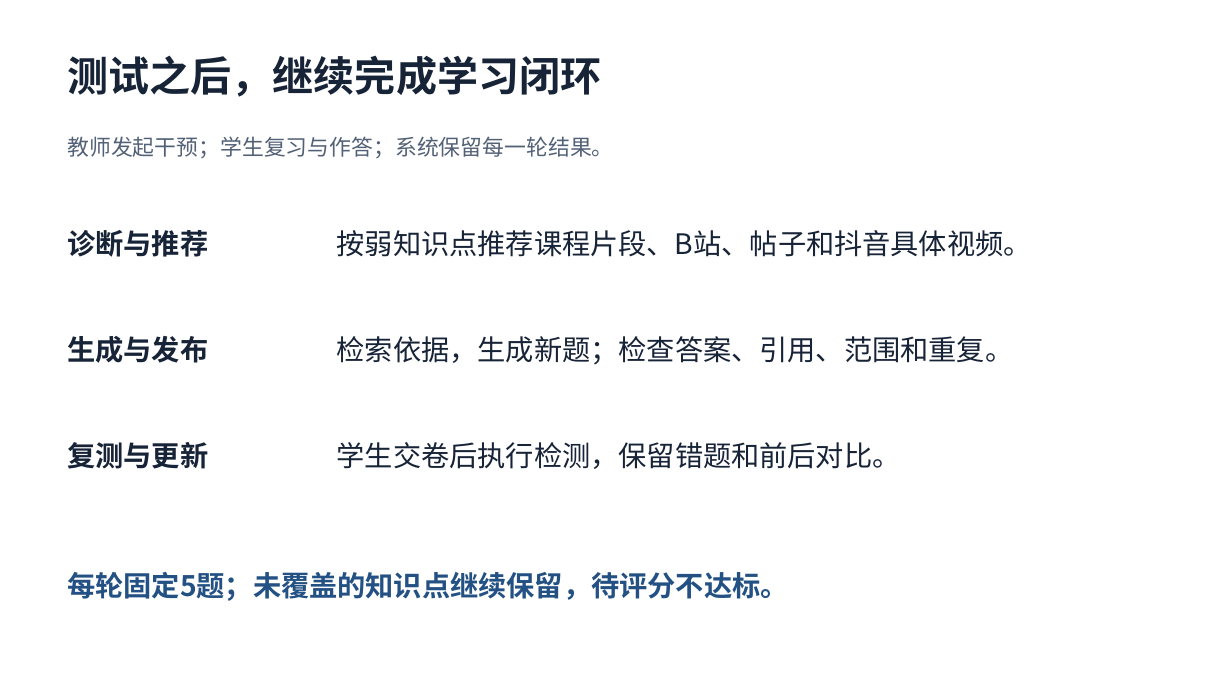
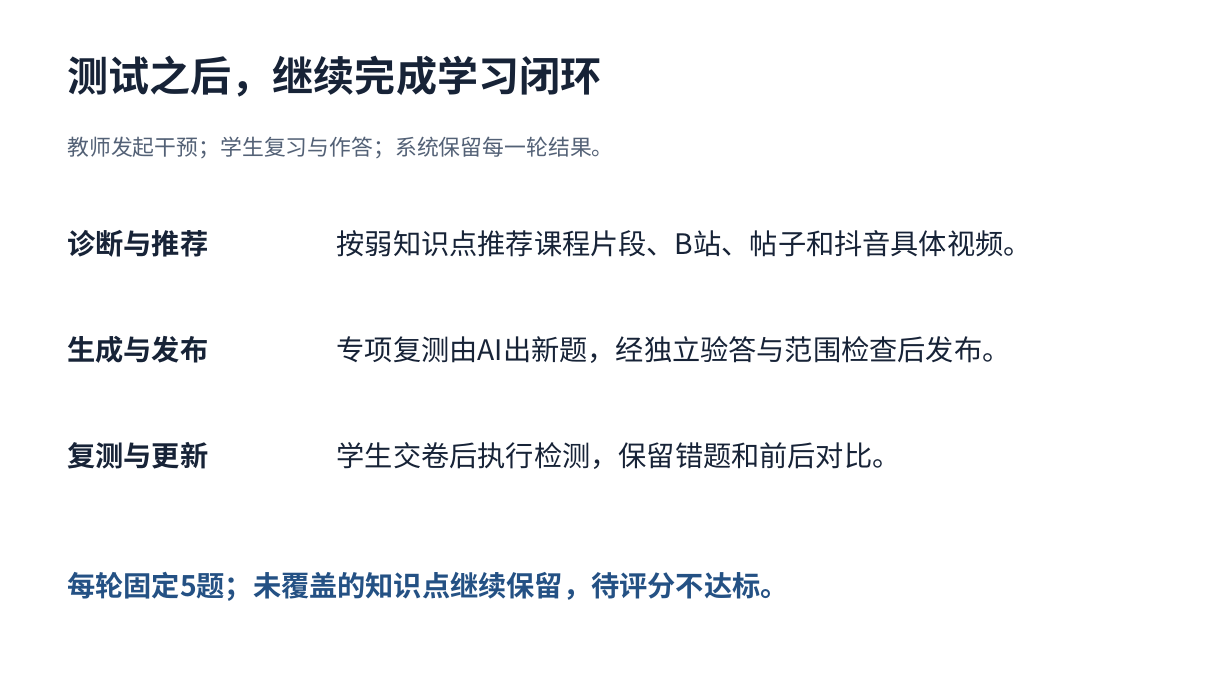
Before and after one commit to ZhuoranLi2007/mlquiz-platform, a slide deck: slide 3 of docs/submission/course_demo.pptx. Drawn at 1232x693 pixels with LibreOffice and Linux fonts; fonts in the diff are those of the drawing. Boxes give left, top, right and bottom in pixels: in the first picture for what was removed or moved away, otherwise in the second. Text is boxed around its words. In the diff, an @@ line names an element or a change of style, - is before the commit and + after.

```diff
--- a/docs/submission/course_demo.pptx
+++ b/docs/submission/course_demo.pptx
@@ text at (x1=337, y1=336, x2=1011, y2=363): text changed @@
-检索依据，生成新题；检查答案、引用、范围和重复。
+专项复测由AI出新题，经独立验答与范围检查后发布。
```
Also in this commit, not shown: 5 other slides changed, 26 other files.
